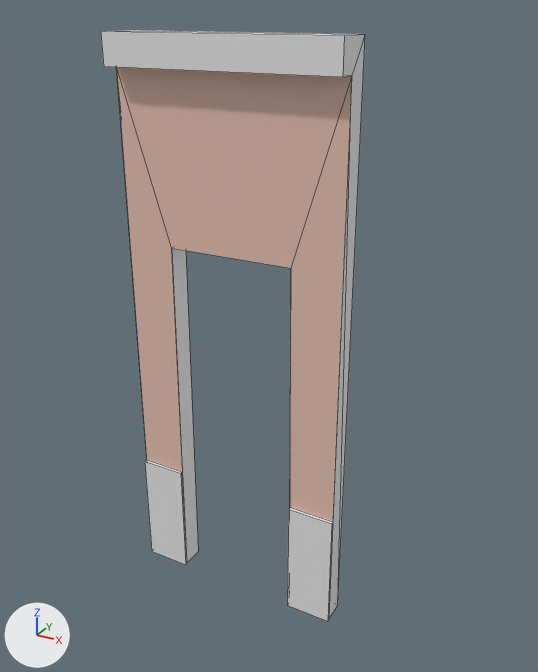
Renders of the FBX model Assets/Assets/Walls/Walls/Entrance_WallDoor.fbx from each side of a commit.
Rendered twice from a 50 mm camera at (4.05, -4.98, 4.16) aimed at (1.3, 0.03, 1.65). Lighting does not change. The marker at lower left points along +X, +Y and +Z. Mesh edges are drawn as thin lines. Where no turn or scale is listed for an object, it has been applied to the vertices.

Objects in the first picture: 'Entrance_WallDoor'.
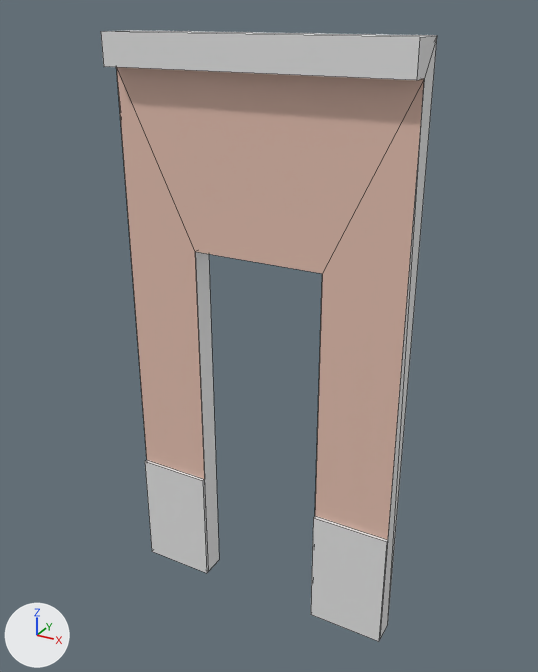
Patch to the scene script:
```diff
--- a/Assets/Assets/Walls/Walls/Entrance_WallDoor.fbx.py
+++ b/Assets/Assets/Walls/Walls/Entrance_WallDoor.fbx.py
@@ me_cube_018 @@
 me_cube_018.from_pydata(...)  # 32 vertices, 30 faces; spans x 0.0..2.0, y -0.25..0.1, z -1.0..4.0
 # used by ob_entrance_walldoor; location = (0.0, 0.0, 0.0)
+# me_cube_018 part 1: all 2 vertices in x 0.44, y -0.1..0.1, z 2.32..2.33 are moved by (0.24, 0.0, 0.0)
+# me_cube_018 part 2: all 2 vertices in x 1.58, y -0.13..-0.1, z 0.1 are moved by (0.24, 0.0, 0.0)
+# me_cube_018 part 3: all 5 vertices in x 0.42, y -0.13..0.1, z -1.0..0.1 are moved by (0.26, 0.0, 0.0)
+# me_cube_018 part 4: all 2 vertices in x 1.56, y -0.1..0.1, z 2.33 are moved by (0.27, 0.0, 0.0)
+# me_cube_018 part 5: all 9 vertices in x 2.0, y -0.25..0.1, z -1.0..4.0 are moved by (0.5, 0.0, 0.0)
 me_cube_018.materials.append(mat_m_concretewhite)
```

Boxes [x1, y1, x2, y2] around the edits, measured in the pictures (538 x 672 px; the box of a moved part takes in the faces that stretch with it):
'Entrance_WallDoor', reshaped (27% wider)
    before: [101, 30, 365, 621]
    after: [101, 30, 437, 642]
part 1 of me_cube_018, moved or reshaped
    before: [116, 67, 198, 563]
    after: [116, 67, 219, 571]
part 2 of me_cube_018, moved or reshaped
    before: [287, 508, 332, 621]
    after: [311, 516, 387, 642]
part 3 of me_cube_018, moved or reshaped
    before: [145, 460, 187, 565]
    after: [145, 460, 209, 573]
part 4 of me_cube_018, moved or reshaped
    before: [117, 67, 352, 522]
    after: [117, 67, 424, 540]
part 5 of me_cube_018, moved or reshaped
    before: [101, 30, 365, 620]
    after: [101, 30, 437, 640]
